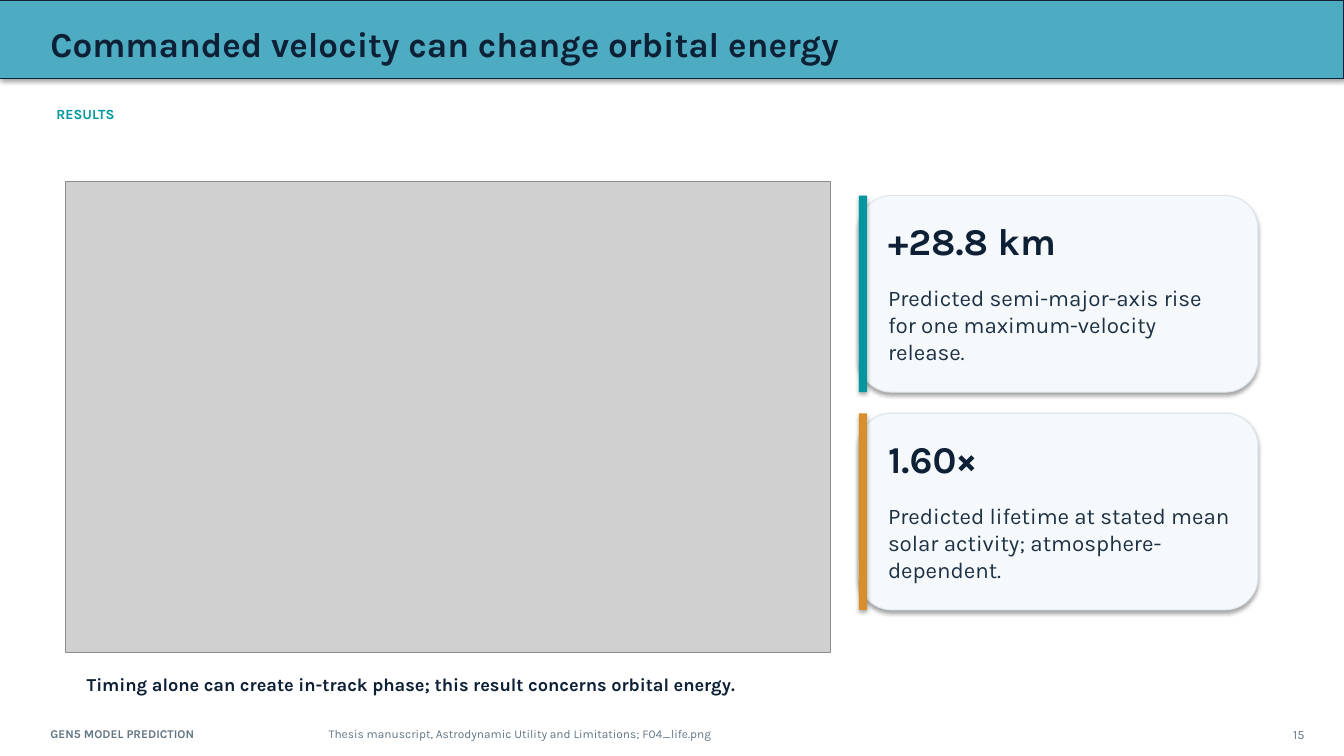
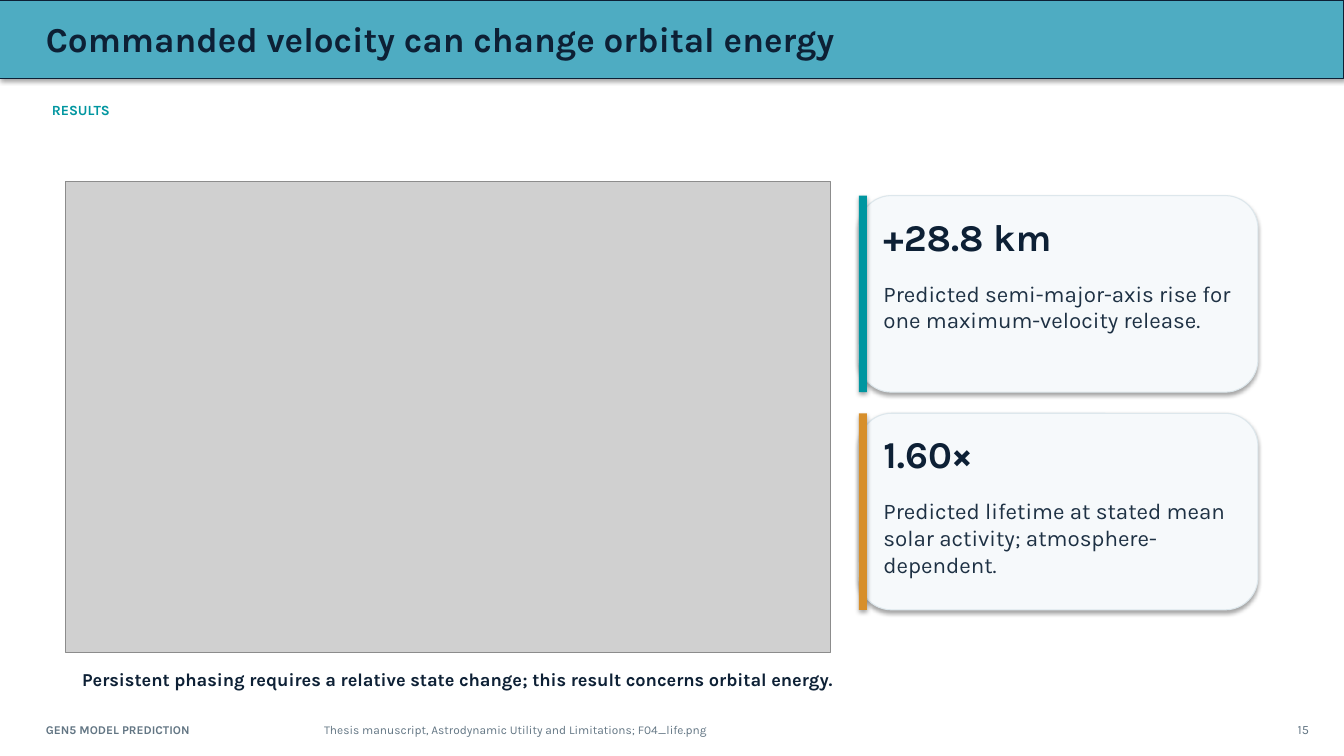
Before and after one commit to aaaaaaaaaaaavm/VOLLEY-thesis, a slide deck: slide 15 of university/final_review_2026_10_10/VOLLEY_Final_Review_2026-10-10.pptx. Drawn at 1344x756 pixels with LibreOffice and Linux fonts; fonts in the diff are those of the drawing; grey boxes stand for pictures. Boxes give left, top, right and bottom in pixels: in the first picture for what was removed or moved away, otherwise in the second. Text is boxed around its words. In the diff, an @@ line names an element or a change of style, - is before the commit and + after.

Commit message:
Publish self-contained Gen5 thesis and corrected review pack

```diff
--- a/university/final_review_2026_10_10/VOLLEY_Final_Review_2026-10-10.pptx
+++ b/university/final_review_2026_10_10/VOLLEY_Final_Review_2026-10-10.pptx
@@ 9 texts moved together from (x1=50, y1=32, x2=1304, y2=741) to (x1=46, y1=27, x2=1309, y2=737) @@
@@ text at (x1=82, y1=673, x2=832, y2=691): text changed @@
-Timing alone can create in-track phase; this result concerns orbital energy.
+Persistent phasing requires a relative state change; this result concerns orbital energy.
```
Also in this commit, not shown: 3 other slides changed, 16 other files.
